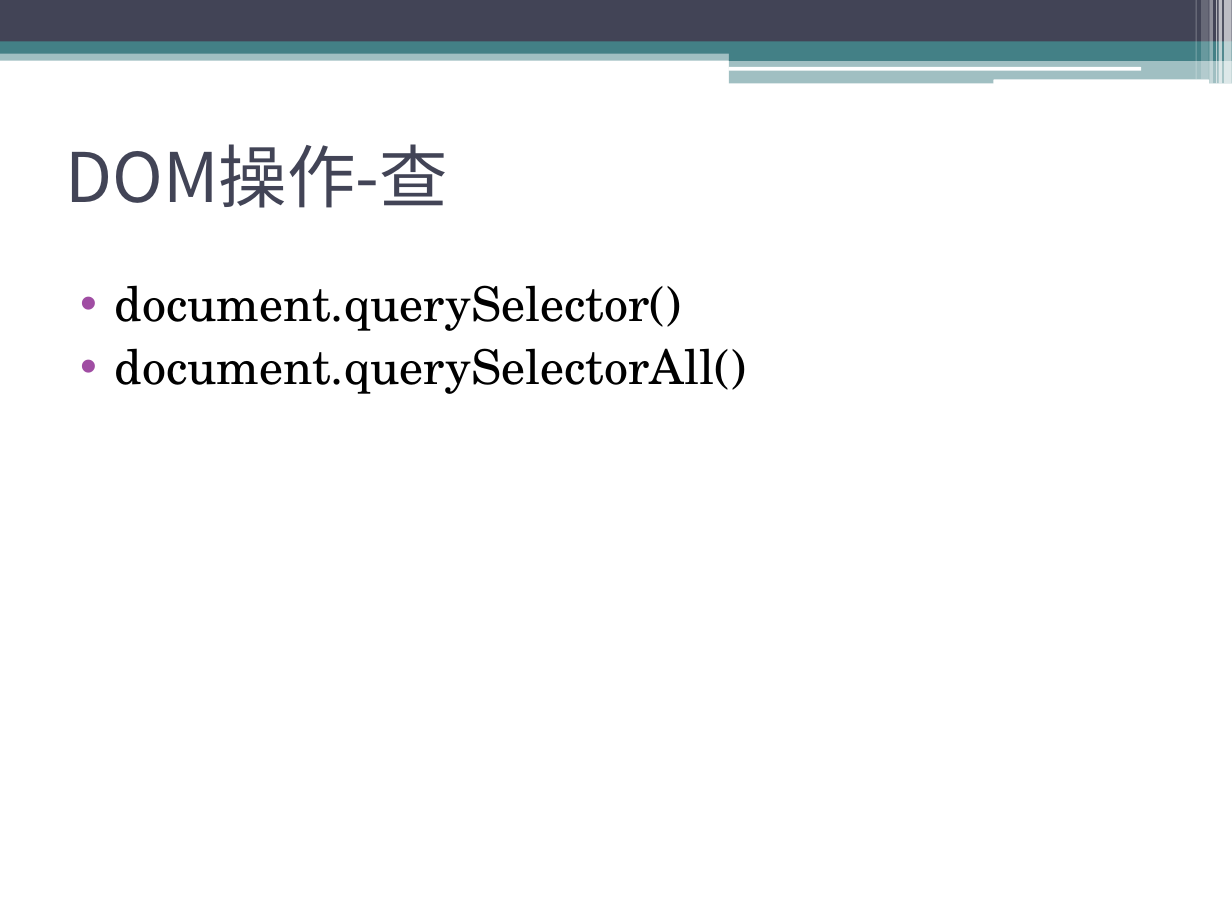
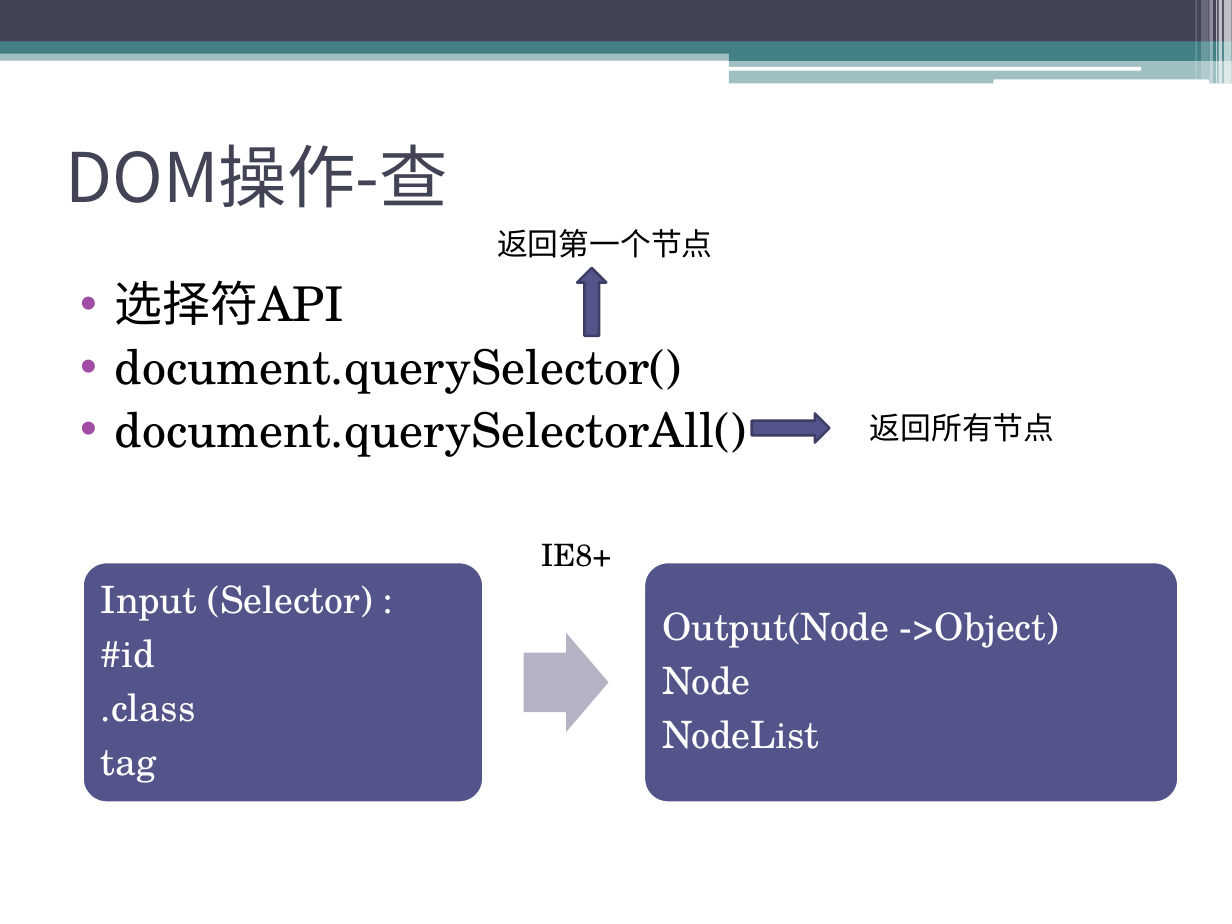
Before and after one commit to sophiazzw/Front_Library, a slide deck: slide 17 of manipulation.pptx (slide 16 before the commit). Drawn at 1232x924 pixels with LibreOffice and Linux fonts; fonts in the diff are those of the drawing. Boxes give left, top, right and bottom in pixels: in the first picture for what was removed or moved away, otherwise in the second. Text is boxed around its words. In the diff, an @@ line names an element or a change of style, - is before the commit and + after.

```diff
--- a/manipulation.pptx
+++ b/manipulation.pptx
@@ text added at <box>497,229,713,258</box>, 18 pt, text #000000 @@
+返回第一个节点
@@ up arrow added at <box>578,269,607,336</box>, fill #53548A, outline #3D3E66 1.5 pt @@
@@ text at <box>115,280,344,325</box>: paragraph added @@
+• 选择符API
@@ right arrow added at <box>752,414,829,444</box>, fill #53548A, outline #3D3E66 1.5 pt @@
@@ text added at <box>870,413,1055,442</box>, 18 pt, text #000000 @@
+返回所有节点
@@ text added at <box>541,543,612,567</box>, 18 pt, text #000000 @@
+IE8+
@@ group added at <box>83,562,1179,802</box>: 2 rounded rectangles, 2 texts, 1 right arrow @@
+Input (Selector) :
+#id
+.class
+tag
+Output(Node ->Object)
+Node
+NodeList
```
Also in this commit, not shown: 3 other slides changed, 2 slides added, 2 other files.
